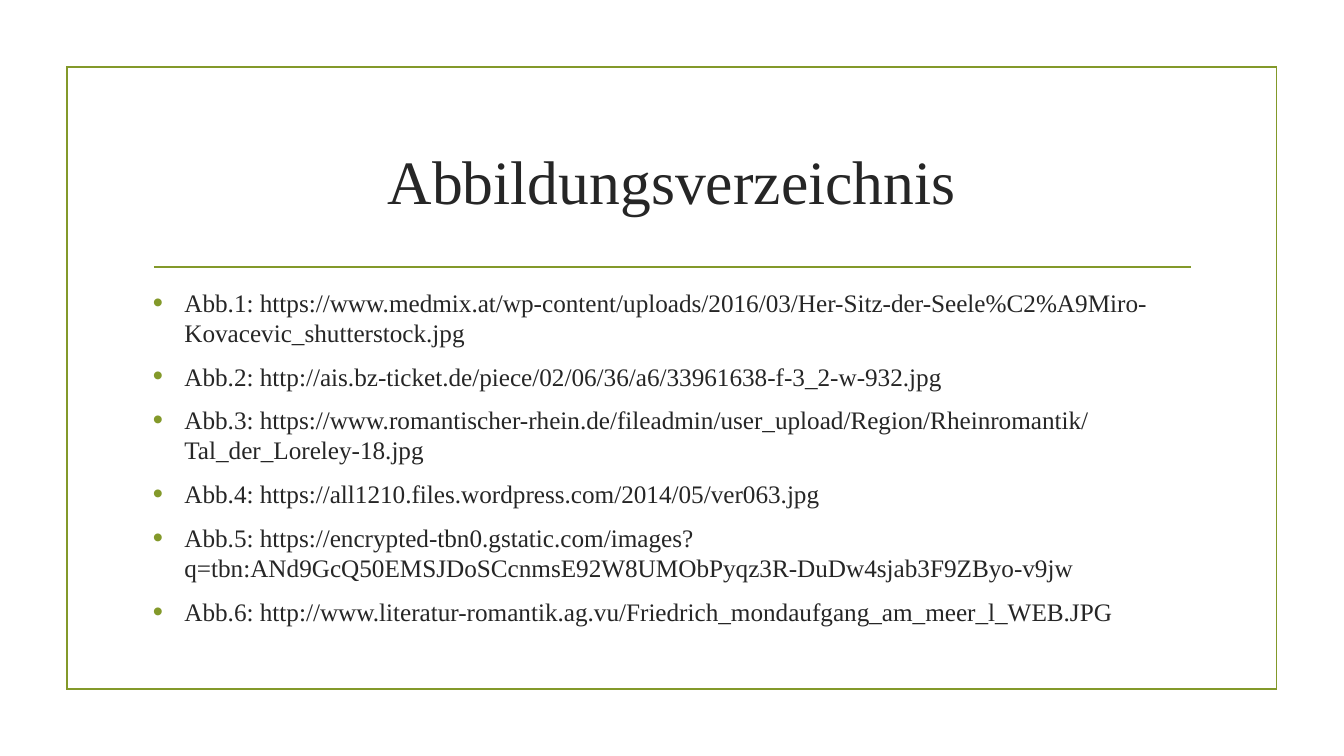
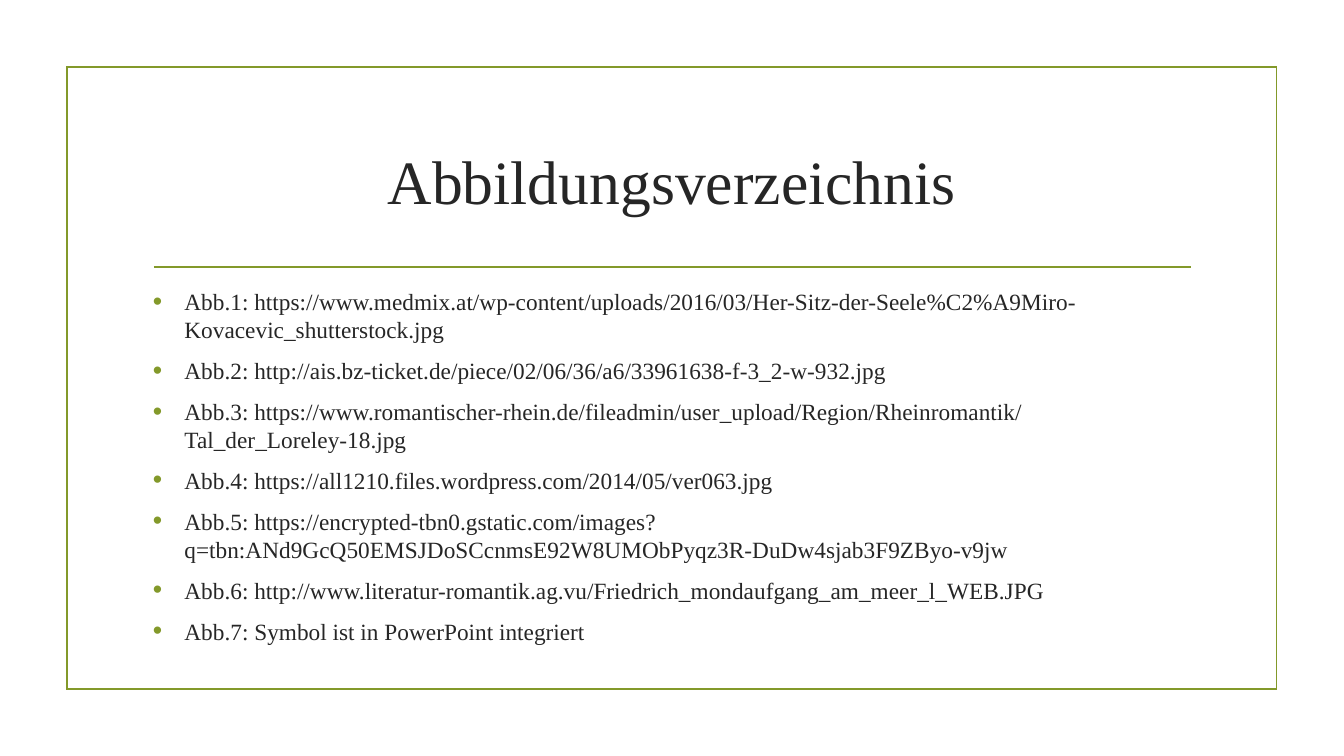
Before and after one commit to AkazeX/Schule, a slide deck: slide 13 of BM/Deutsch/Romantik/Romantik.pptx (slide 12 before the commit). Drawn at 1344x756 pixels with LibreOffice and Linux fonts; fonts in the diff are those of the drawing; background and template pictures are left out. Boxes give left, top, right and bottom in pixels: in the first picture for what was removed or moved away, otherwise in the second. Text is boxed around its words. In the diff, an @@ line names an element or a change of style, - is before the commit and + after.

Commit message:
Romantik Vortrag

```diff
--- a/BM/Deutsch/Romantik/Romantik.pptx
+++ b/BM/Deutsch/Romantik/Romantik.pptx
@@ text at <box>184,294,1075,604</box>: size 18 to 16.6 pt @@
@@ text at <box>184,624,584,645</box>: paragraph added @@
+• Abb.7: Symbol ist in PowerPoint integriert
```
Also in this commit, not shown: 7 other slides changed, 2 slides added, 1 slide removed, 5 other files.
